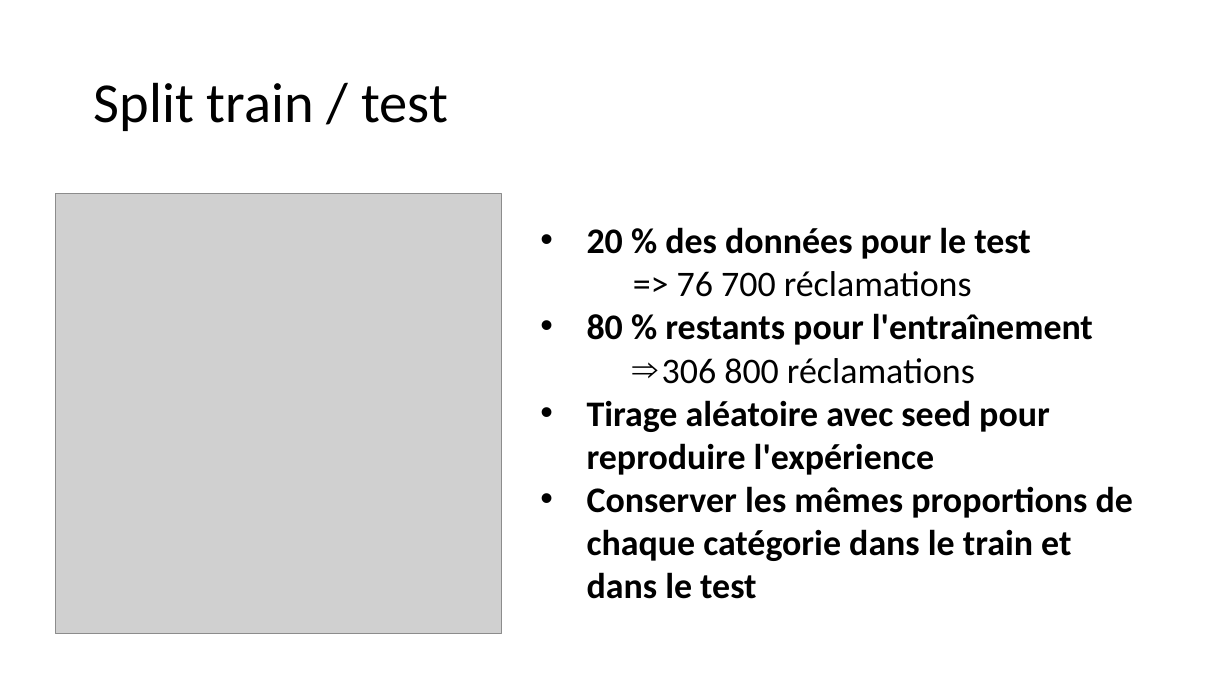
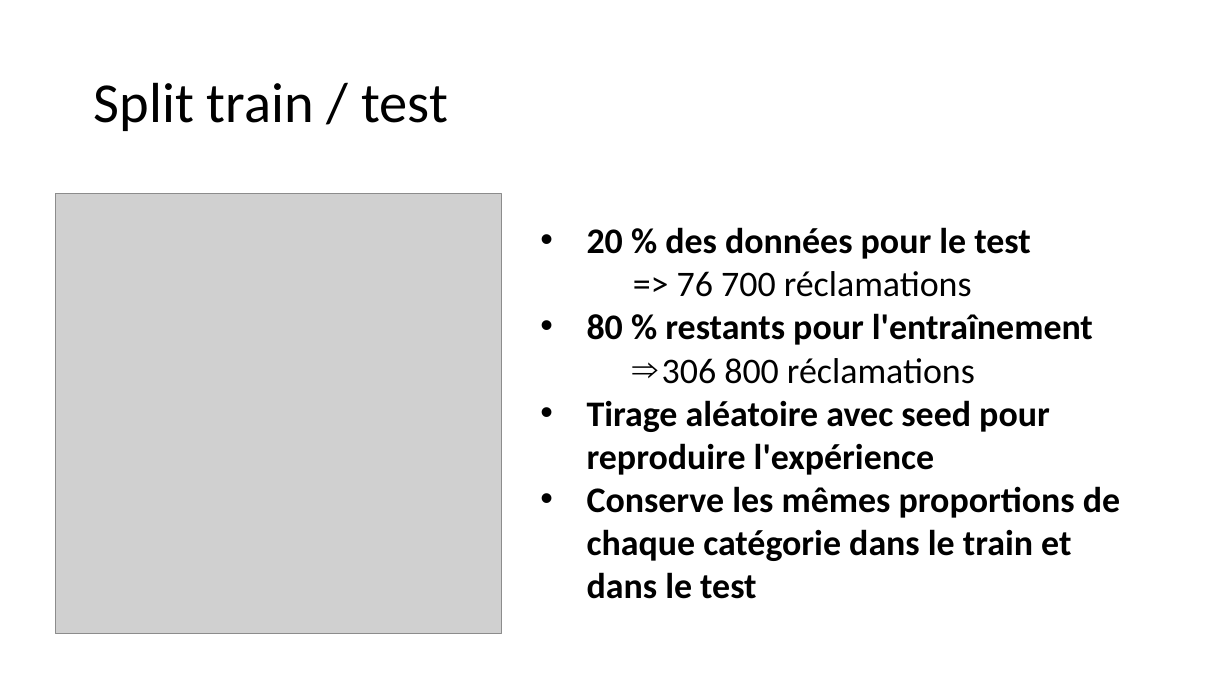
Before and after one commit to Ace4teaM/OCR-ZenAssist, a slide deck: slide 9 of Présentation.pptx (slide 10 before the commit). Drawn at 1232x693 pixels with LibreOffice and Linux fonts; fonts in the diff are those of the drawing; grey boxes stand for pictures. Boxes give left, top, right and bottom in pixels: in the first picture for what was removed or moved away, otherwise in the second. Text is boxed around its words. In the diff, an @@ line names an element or a change of style, - is before the commit and + after.

```diff
--- a/Présentation.pptx
+++ b/Présentation.pptx
@@ text at [587,486,1120,599]: text changed @@
-• Conserver les mêmes proportions de chaque catégorie dans le train et dans le test
+• Conserve les mêmes proportions de chaque catégorie dans le train et dans le test
```
Also in this commit, not shown: 12 other slides changed, 1 slide added, 3 slides removed, 8 other files.
